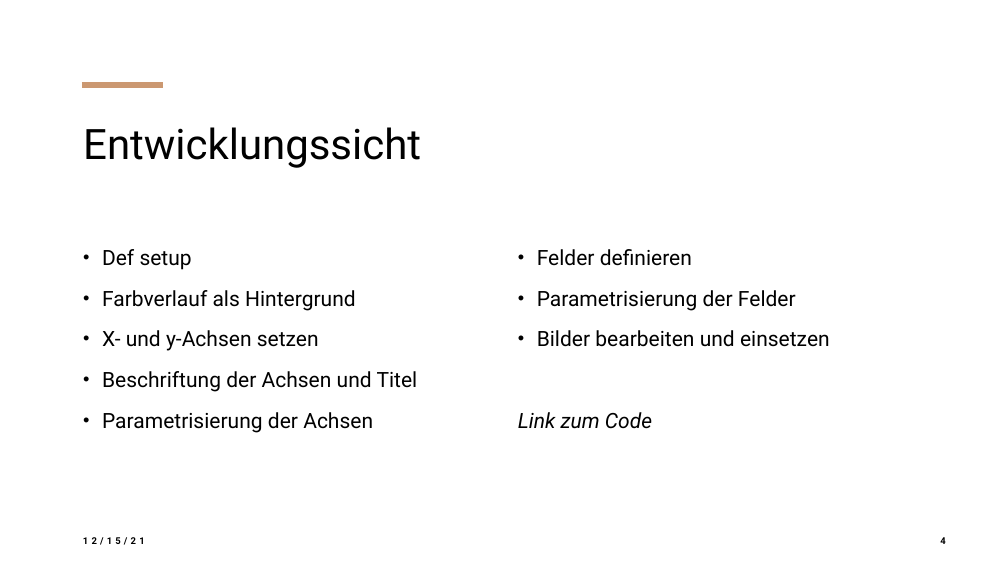
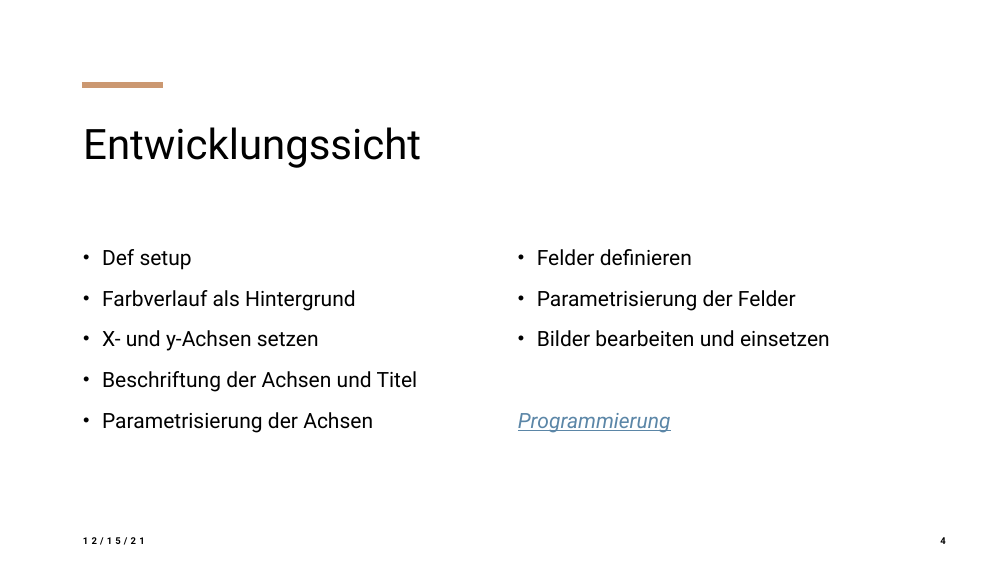
Before and after one commit to katjabaumgartner/KochBaumgartner, a slide deck: slide 4 of Behaglichkeitsdiagramm.pptx. Drawn at 1008x567 pixels with LibreOffice and Linux fonts; fonts in the diff are those of the drawing. Boxes give left, top, right and bottom in pixels: in the first picture for what was removed or moved away, otherwise in the second. Text is boxed around its words. In the diff, an @@ line names an element or a change of style, - is before the commit and + after.

```diff
--- a/Behaglichkeitsdiagramm.pptx
+++ b/Behaglichkeitsdiagramm.pptx
@@ text at (x1=518, y1=413, x2=671, y2=433): text changed; text colour #000000 to #5B86A7 @@
-Link zum Code
+Programmierung
```
Also in this commit, not shown: 3 other slides changed.
